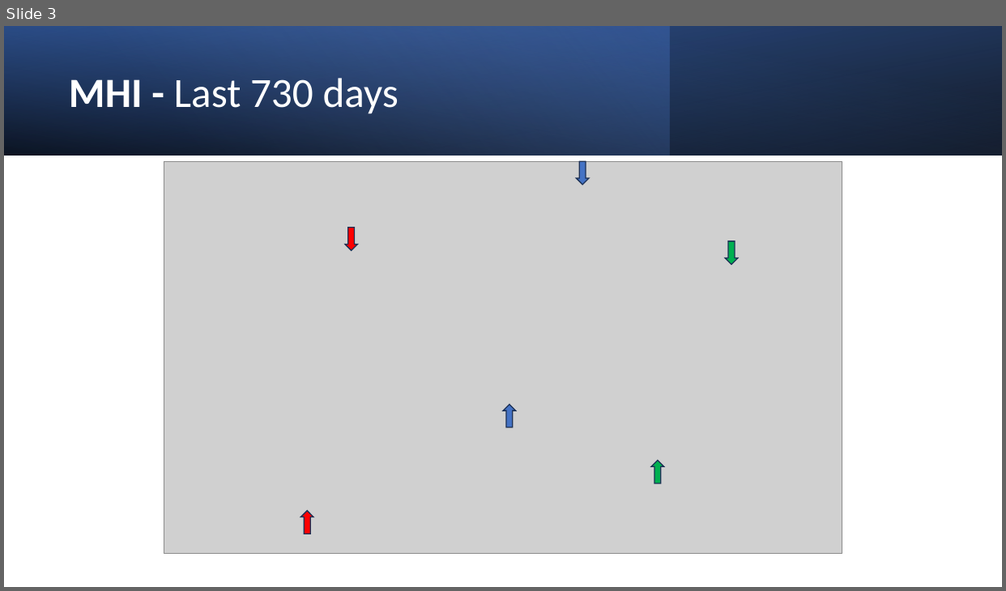
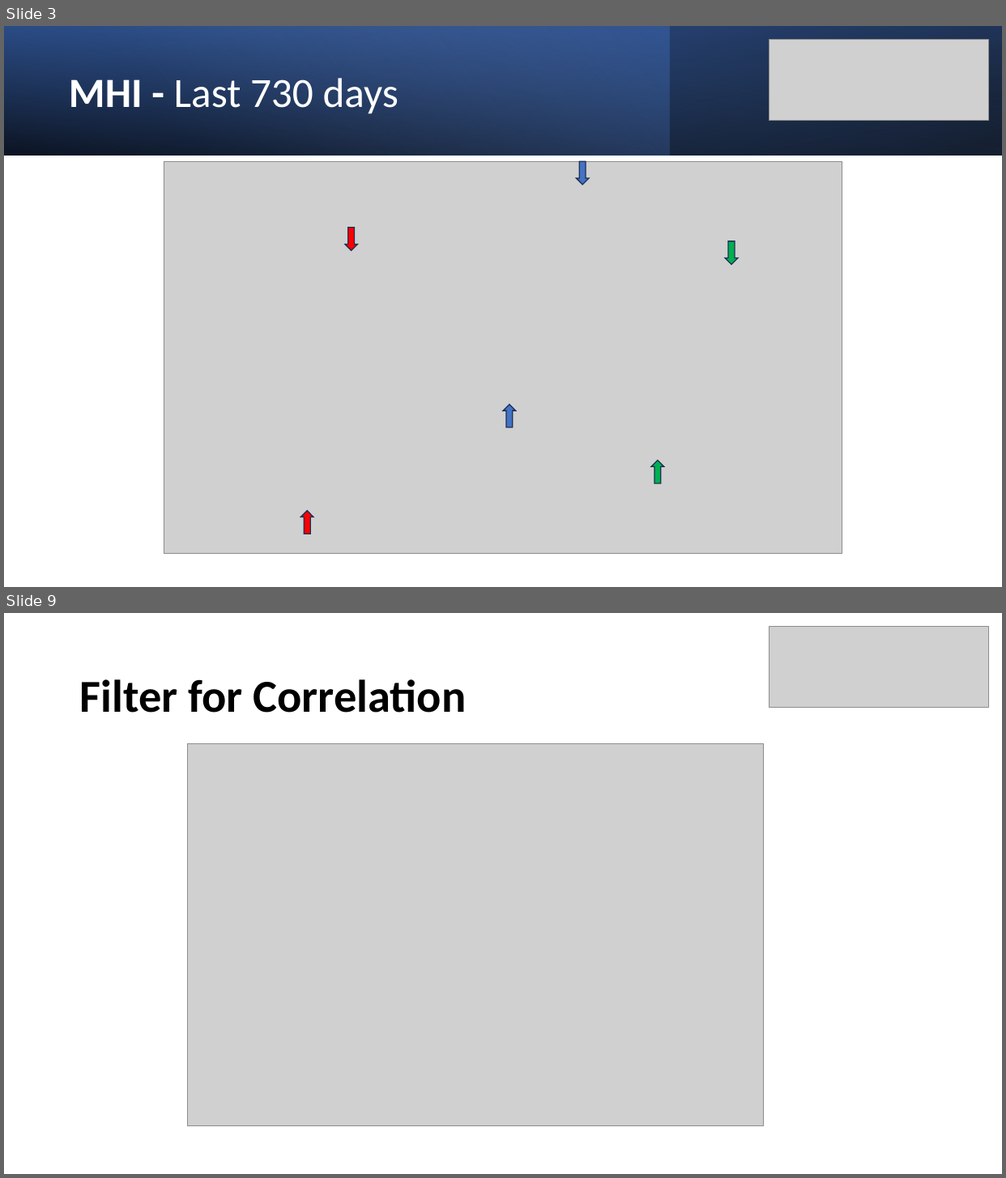
Before and after one commit to MarkovMarkowitz/MarkovMarkowitz, a slide deck: INVESTOR PRESENTATIONS/Investor Presentation v1.pptx. Shown one above the other, each under a label of ours: slide 3 before the commit, slides 3 and 9 after it; the slides between them are not shown. The pictures are 1006x591 and 1006x1178 pixels, drawn with LibreOffice and Linux fonts; fonts in the diff are those of the drawing; grey boxes stand for pictures. Boxes give left, top, right and bottom in pixels: in the first picture for what was removed or moved away, otherwise in the second. Text is boxed around its words. In the diff, an @@ line names an element or a change of style, - is before the commit and + after.

```diff
--- a/INVESTOR PRESENTATIONS/Investor Presentation v1.pptx
+++ b/INVESTOR PRESENTATIONS/Investor Presentation v1.pptx
@@ slide 9 added at (4,613,1002,1174), background #FFFFFF @@
@@ picture added at (769,627,989,707) @@
@@ title added at (80,679,467,713), 44 pt, text #000000, bold @@
+Filter for Correlation
@@ picture added at (187,743,763,1126) @@
@@ slide 3 changed as well @@
@@ picture added at (769,40,989,120) @@
```
Also in this commit, not shown: 3 other slides changed, 6 other slides added, 2 other files.
